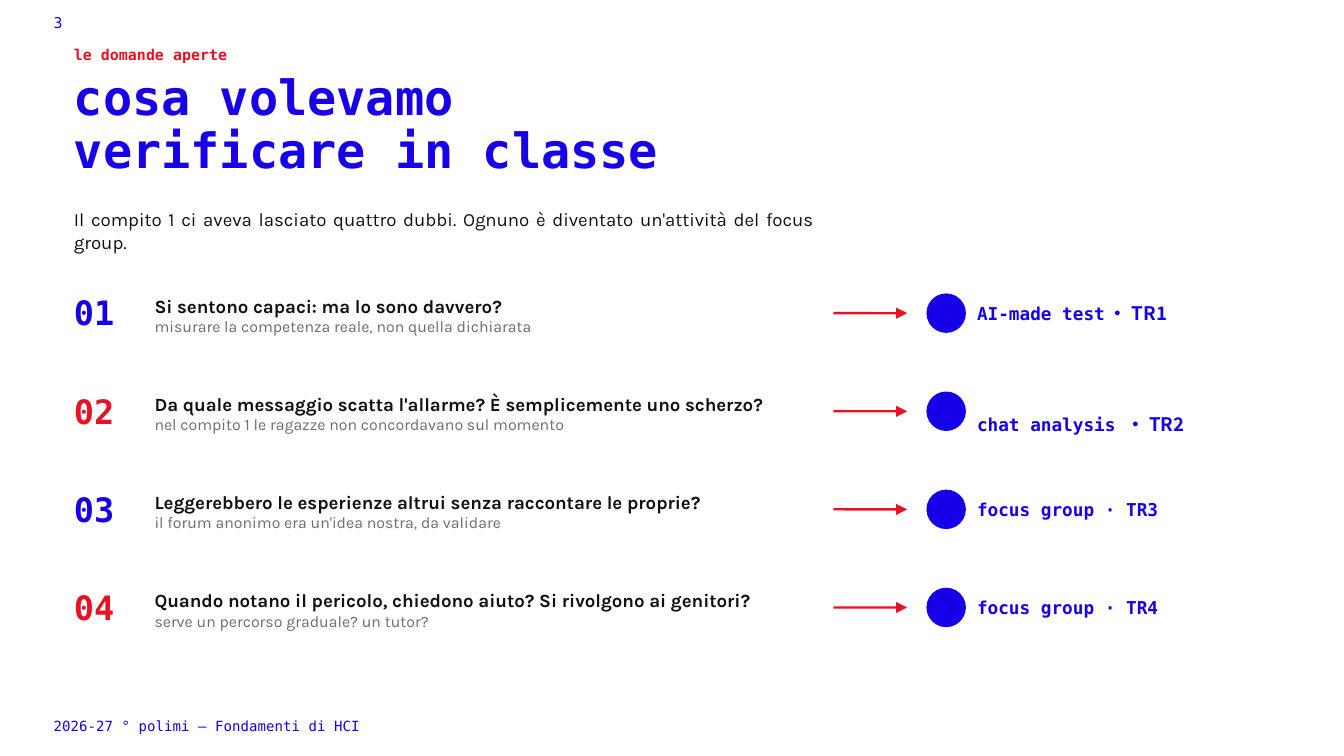
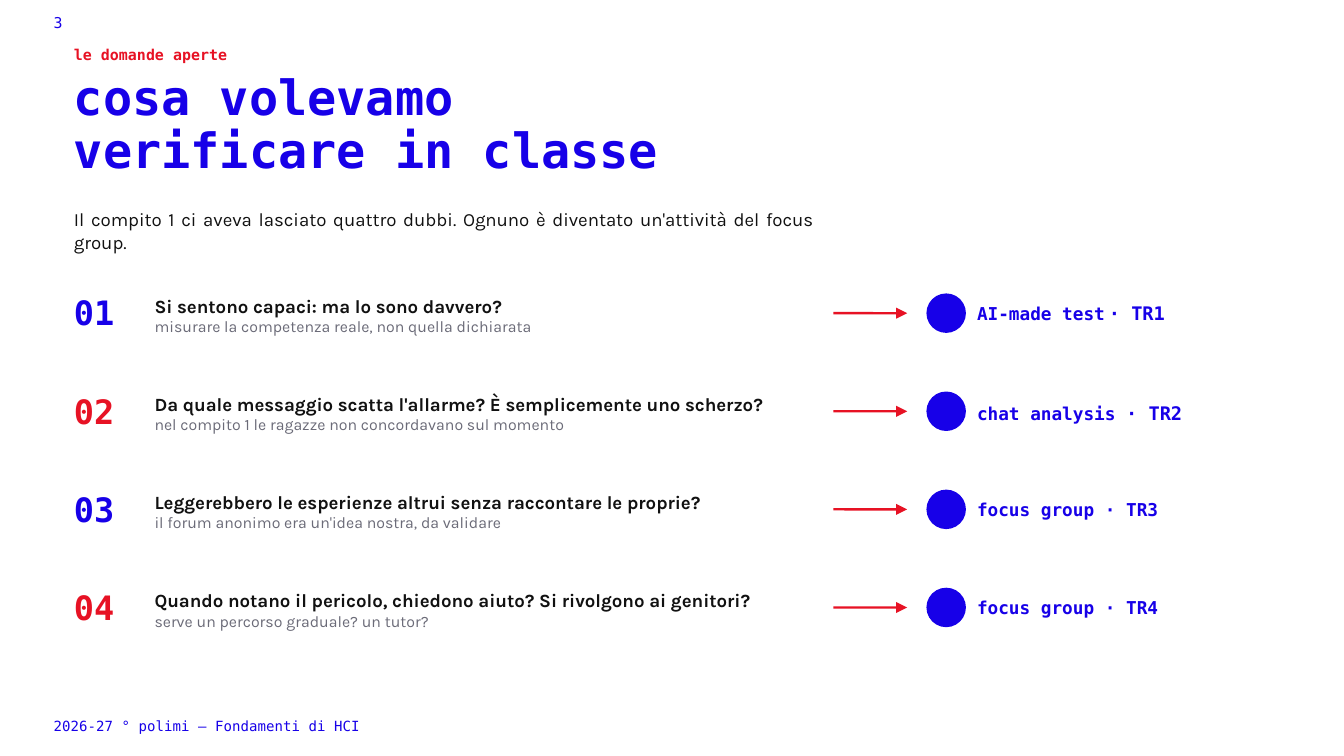
Before and after one commit to Ing-chan/progettoHCI, a slide deck: slide 3 of Consegna 26 ottobre/Refinement e focus.pptx. Drawn at 1344x756 pixels with LibreOffice and Linux fonts; fonts in the diff are those of the drawing; background and template pictures are left out. Boxes give left, top, right and bottom in pixels: in the first picture for what was removed or moved away, otherwise in the second. Text is boxed around its words. In the diff, an @@ line names an element or a change of style, - is before the commit and + after.

```diff
--- a/Consegna 26 ottobre/Refinement e focus.pptx
+++ b/Consegna 26 ottobre/Refinement e focus.pptx
@@ text "AI-made test · TR1" at (977, 306, 1165, 321): font Noto Sans CJK TC to DejaVu Sans Mono in "· TR1" @@
@@ text "chat analysis · TR2": place and size @@
-text "chat analysis · TR2" at (977, 417, 1184, 435)
+text "chat analysis · TR2" at (977, 406, 1183, 424)
@@ text "chat analysis · TR2" at (977, 406, 1183, 424): font Noto Sans CJK TC to DejaVu Sans Mono in "· TR2" @@
```
Also in this commit, not shown: 9 other slides changed, 1 other file.
